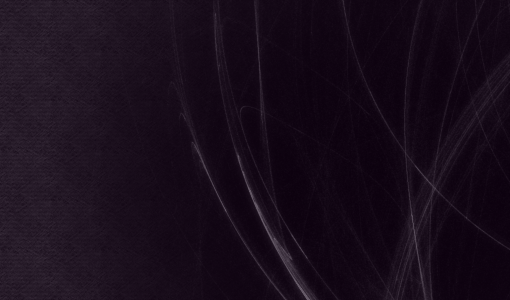
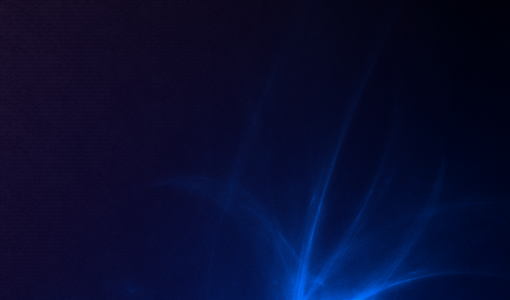
Two versions of the same layered image (510 x 300). Layer-by-layer changes:
added layer "Color#1" (20%) above "Color" over (0, 0, 510, 300)
"Color": opacity 15% → 20%, painted on it, masked it over (0, 0, 510, 300)
removed layer "Flame Softglow" (was 20%) over (0, 0, 510, 300)
"Flame": opacity 20% → 100%, painted on it, masked it over (0, 0, 510, 300)
"Flame Blur": opacity 20% → 100%, painted on it, masked it over (0, 0, 510, 300)
removed layer "Paper copy" (was 15%) over (0, 0, 510, 300)
added layer "Stripes" (15%) above "Paper" over (0, 0, 466, 300)
"Paper": opacity 25% → 20%, painted on it over (0, 0, 510, 300)
added layer "Base" (20%) above "Background" over (0, 0, 466, 300)
